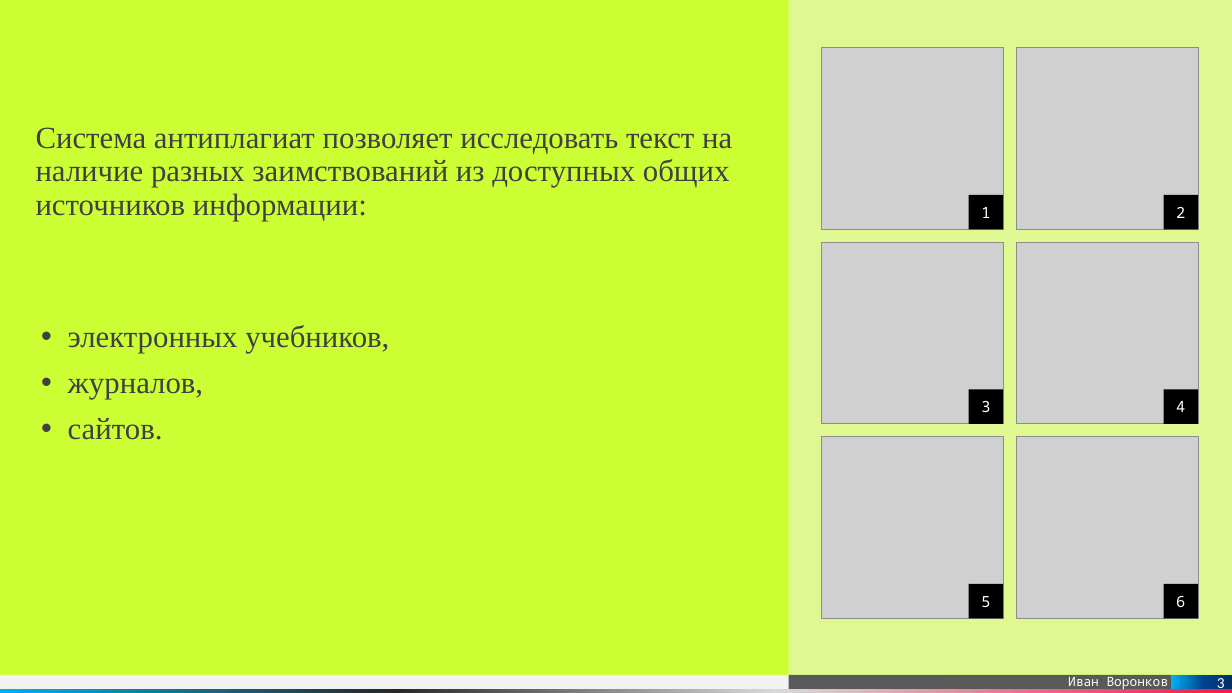
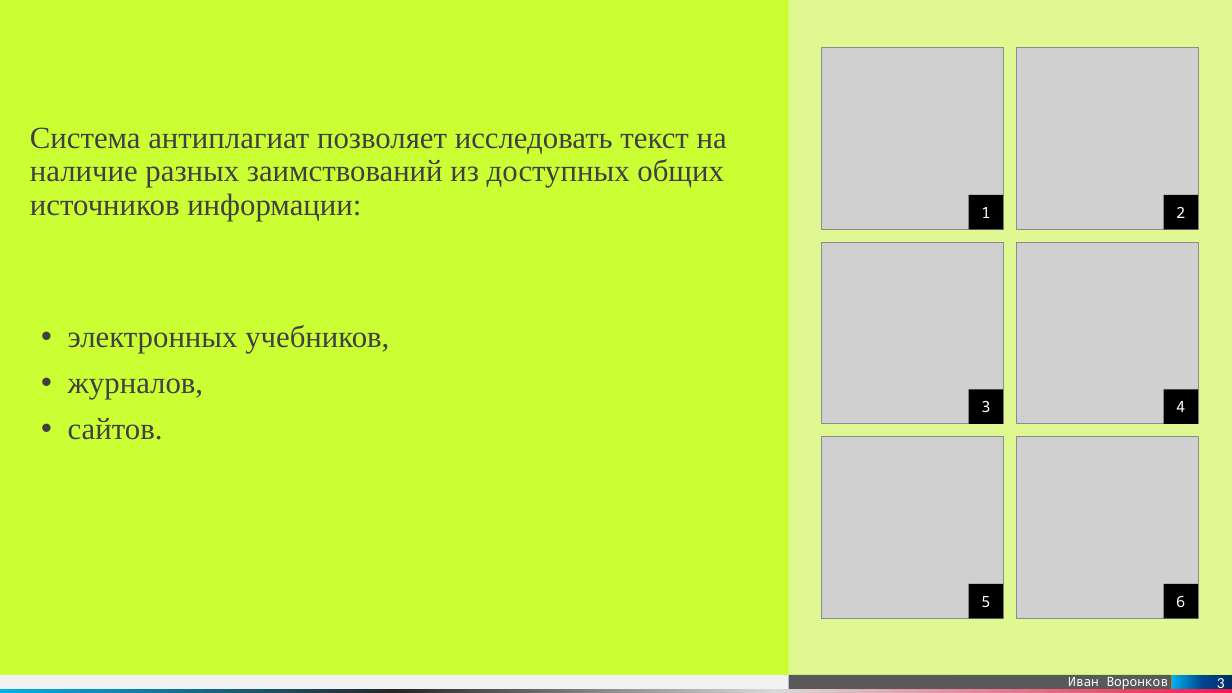
Before and after one commit to NurzhanKalniyazov/anti, a slide deck: slide 3 of Антиплагиат.pptx. Drawn at 1232x693 pixels with LibreOffice and Linux fonts; fonts in the diff are those of the drawing; grey boxes stand for pictures. Boxes give left, top, right and bottom in pixels: in the first picture for what was removed or moved away, otherwise in the second. Text is boxed around its words. In the diff, an @@ line names an element or a change of style, - is before the commit and + after.

```diff
--- a/Антиплагиат.pptx
+++ b/Антиплагиат.pptx
@@ text "Система антиплагиат позволяет исследовать текст ...": place and size @@
-text "Система антиплагиат позволяет исследовать текст ..." at [36,127,732,221]
+text "Система антиплагиат позволяет исследовать текст ..." at [30,127,727,221]
```
Also in this commit, not shown: 16 other slides changed, 5 other files.
